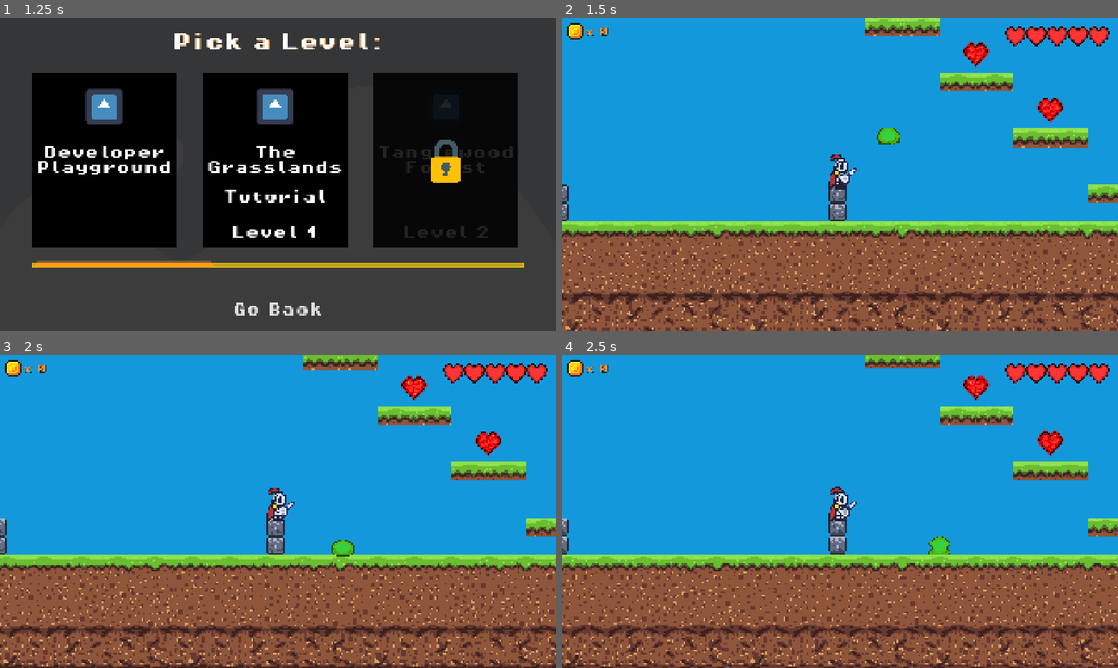
Above: before the commit, frames 1-4 (two rows, left to right).
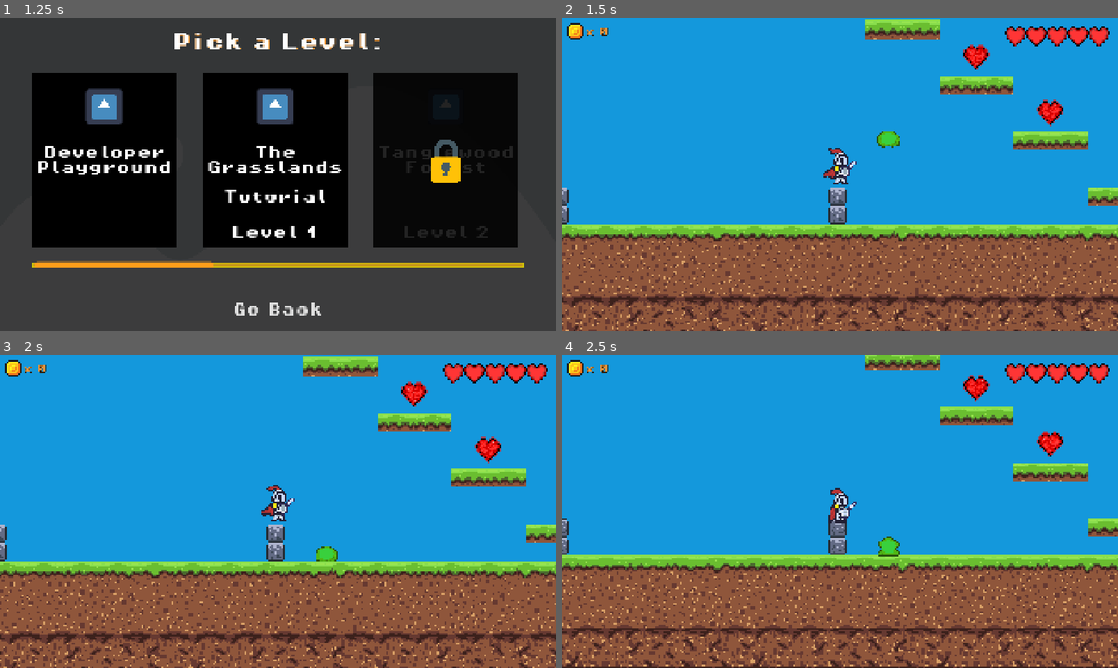
Above: after the commit, the same moments.

Repository: MarcusFDev/2d-action-rpg
Game: Godot game, scene res://scenes/ui/main_menu.tscn
The game is run twice, just before and just after one commit, with the same random seed, the same clock (stepped at 60 frames per second) and the same inputs. The engine's default icon, where the game draws it, is replaced by a stand-in: a white triangle on a blue panel in a dark square.
Inputs (mouse positions are in pixels of both pictures, inside the frame that each line leads up to):
- Up to frame 1 (1.25 s): click "Play" at 0.5 s
- Up to frame 2 (1.5 s): click "Developer Playground" at 1.25 s
- Up to frame 3 (2 s): no input
- Up to frame 4 (2.5 s): tap Enter at 2 s; move the mouse to (962, 495) at 2.02 s; hold Up (ui_up) from 2.03 s (still down); click (962, 495) at 2.1 s; tap Space (jump) at 2.27 s

Frame 1 is identical in both runs. In frame 2, 20% of the frame differs, in the area x 0-100%, y 0-100%; in frame 3, 25%; in frame 4, 9.4%.
Error after the commit: Invalid access to property or key 'move_speed' on a base object of type 'Node (MoveState)'. (res://scripts/player/player.gd:121)

Commit message:
Change: Refactored MoveState to utilize MovementComponent.

Diff:
--- a/game/scripts/states/generic_states/move_state.gd
+++ b/game/scripts/states/generic_states/move_state.gd
@@ -4,9 +4,6 @@
 ## Determines the animation that plays during the Move State.[br]
 ## [b]Note:[/b] Must match an animation name in  [code]AnimatedSprite2D[/code]  or  [code]AnimationPlayer[/code].
 @export var move_animation: String
-## Determines entity movement speed during the Move State. [br]
-## [b]Note:[/b] Can exceed 200 with manual input.
-@export_range(0, 200, 1, "suffix:px/s", "or_greater") var move_speed: float = 30.0
 ## Determines if entity can randomly idle during movement. [br]
 ## [b]Note:[/b] Only impacts BehaviorTree driven entities. [br]
 ## [b]Tip:[/b] Detailed settings found in  [code]IdleTimerComponent[/code].
@@ -23,9 +20,10 @@
 
 @onready var edge_detector_component: Node = $"../../Components/EdgeDetectorComponent"
 @onready var idle_timer_component: Node = $"../../Components/IdleTimerComponent"
+@onready var movement_component: Node = $"../../Components/MovementComponent"
 
 # Script Variables
-var direction: int = 1
+var direction: int = 0
 
 # Callback Functions
 func _on_enter() -> void: pass
@@ -53,15 +51,15 @@
 			"\nAnimation playing:", move_animation)
 
 func process_physics(delta: float) -> State:
+	if use_parent_logic:
+		return handle_physics.call(delta)
+
 	if use_behavior_tree:
 		var bb: Dictionary = parent.get_blackboard()
 		direction = bb["move_direction"]
 
-	parent.velocity.x = direction * move_speed
-	parent.move_and_slide()
-
-	if use_parent_logic:
-		return handle_physics.call(delta)
+	movement_component.set_direction(Vector2(direction, 0))
+	movement_component.apply(delta)
 
 	return null
 
